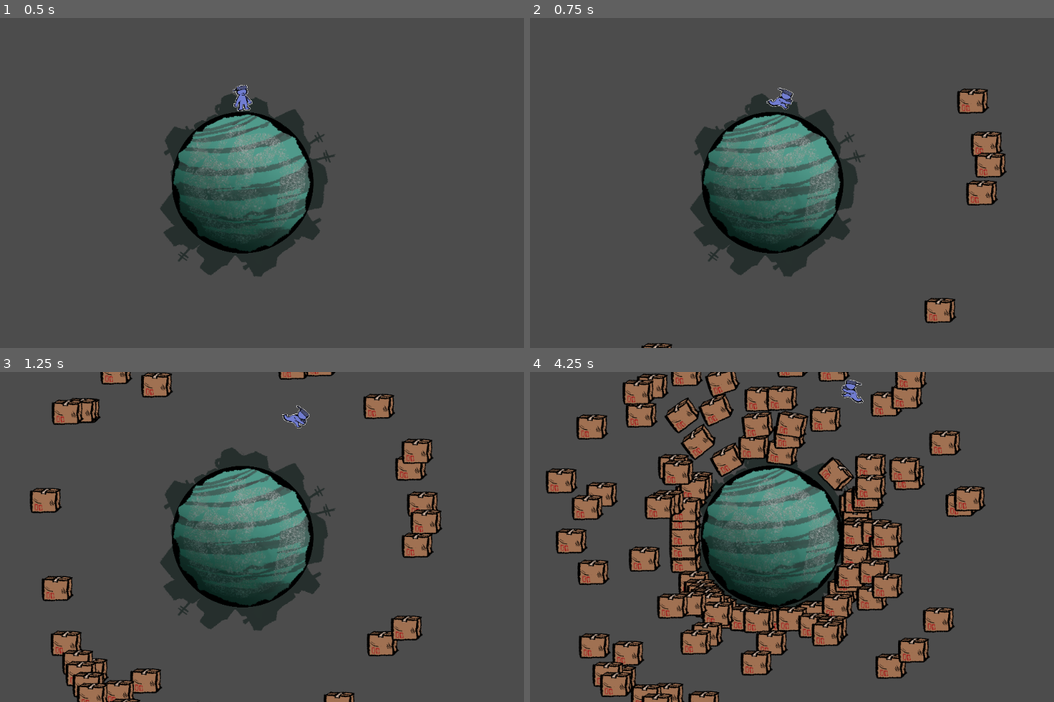
Above: before the commit, frames 1-4 (two rows, left to right).
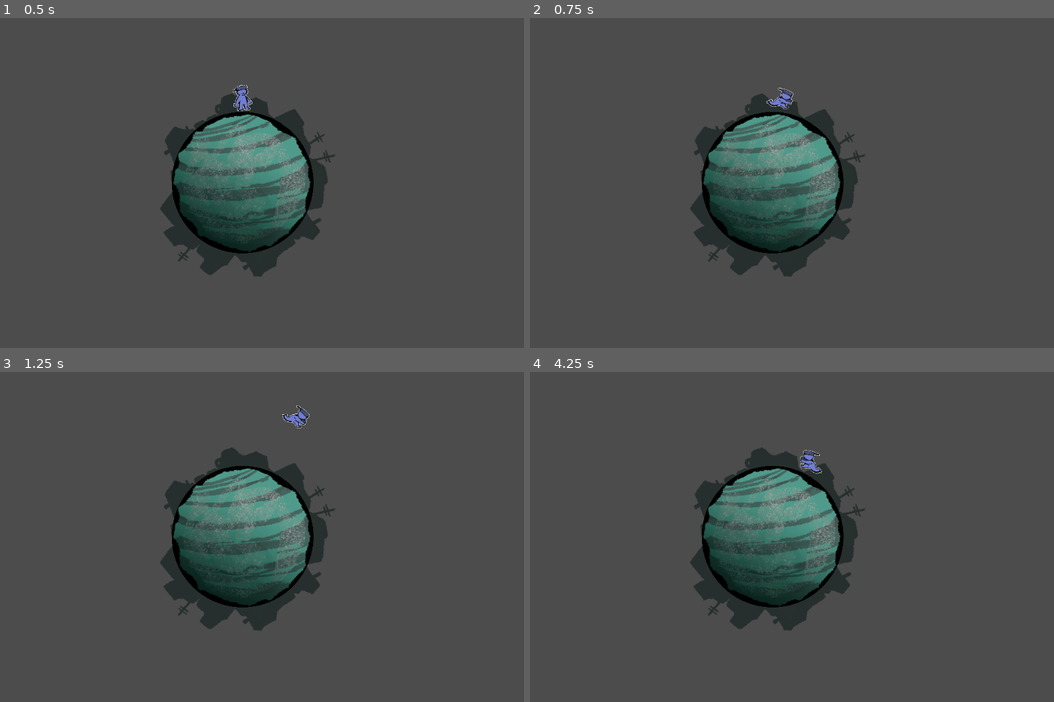
Above: after the commit, the same moments.

Repository: DanGrenade/TinyWorldJam
Game: Godot game, scene res://Scenes/GameTest.tscn
Same seed, same stepped clock (60 frames per second), same inputs: the game is played once before the commit and once after it. The project has no main scene, so this scene is started directly.
Inputs:
- Up to frame 1 (0.5 s): no input
- Up to frame 2 (0.75 s): hold D (move_right) from 0.53 s (still down); hold Z from 0.53 s (still down)
- Up to frame 3 (1.25 s): keep holding D (move_right); keep holding Z; tap Space (jump) at 0.77 s
- Up to frame 4 (4.25 s): release D (move_right) at 1.28 s; release Z at 1.28 s; hold Left (move_left) 1.28-2.03 s; tap Z at 1.35, 2.85 s; tap Space (jump) at 1.52, 3.02, 3.77 s; hold Z 2.03-2.78 s; hold D (move_right) 2.03-3.53 s; hold Left (move_left) from 3.53 s (still down); hold Z from 3.53 s (still down)

Frame 1 is identical in both runs. In frame 2, 2.2% of the frame differs, in the area x 21-91%, y 21-100%; in frame 3, 7.9%; in frame 4, 29%, in the area x 2-87%, y 0-100%.

Commit message:
Issue 008 - Start of trash spawning system

Diff:
--- a/Scenes/GameTest.tscn
+++ b/Scenes/GameTest.tscn
@@ -24,4 +24,9 @@
 [node name="GarbageSpawner" type="Node" parent="."]
 script = ExtResource( 4 )
 gravity_node_path = NodePath("../GarbagePlanet")
+
+[node name="Timer" type="Timer" parent="GarbageSpawner"]
+wait_time = 3.0
+autostart = true
 [connection signal="player_hit" from="PlayerCharacter" to="Camera2D" method="_on_PlayerCharacter_player_hit"]
+[connection signal="timeout" from="GarbageSpawner/Timer" to="GarbageSpawner" method="_on_Timer_timeout"]
--- a/Scripts/GarbageSpawner.gd
+++ b/Scripts/GarbageSpawner.gd
@@ -3,17 +3,11 @@
 export var gravity_node_path = NodePath()
 var gravity_node
 
-export var start_distance = 1600
+export var start_distance = 2200
+
 
 func _ready():
 	gravity_node = get_node(gravity_node_path)
-	pass
-
-func _process(delta):
-
-	if(Input.is_key_pressed(KEY_Z)):
-		spawn_trash()
-		pass
 	pass
 
 func spawn_trash():
@@ -22,6 +16,8 @@
 
 	add_child(trash)
 
+	pass
 
-
-	pass
+func _on_Timer_timeout():
+	spawn_trash()
+	pass # Replace with function body.
